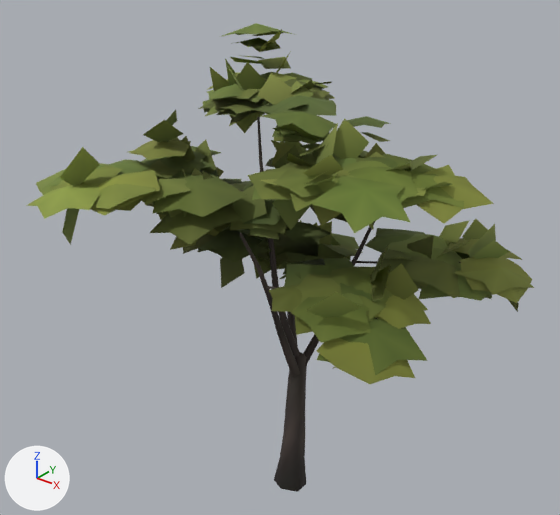
Before and after pictures for a commit that changed the glTF model public/ark/assets/v1/trees/acacia-a.lod1.glb.
Rendered twice from a 50 mm camera at (6.38, -8.28, 9.4) aimed at (-0.65, 0.51, 3.94). Lighting does not change. The marker at lower left points along +X, +Y and +Z. The first picture is the older version.

Script lines for the objects in view, before the commit:
```python
me_mesh_0 = bpy.data.meshes.new('Mesh_0')
me_mesh_0.from_pydata(...)  # 2598 vertices, 2200 faces; spans x -3.76..3.14, y -2.77..3.85, z -0.04..7.16
me_mesh_0.materials.append(mat_ark_vertex_colour)
ob_mesh_0 = bpy.data.objects.new('Mesh_0', me_mesh_0)
ob_mesh_0.location = (0.0, 0.0, 0.0)
```
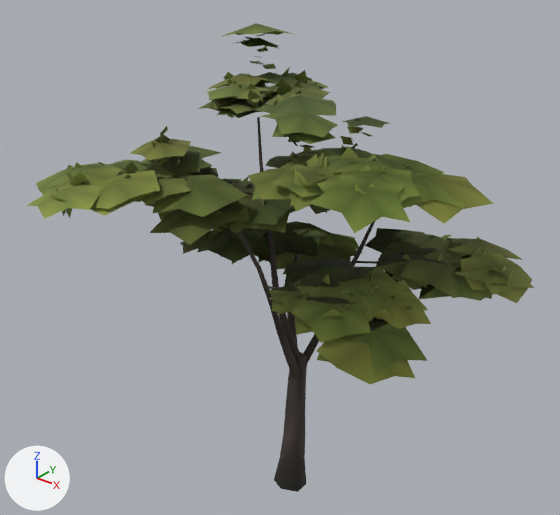
Location of each change, [x1, y1, x2, y2] in pixels of the pictures (560 x 515 px):
part 1 of me_mesh_0, cut back: before [60, 29, 519, 369]; after [51, 34, 513, 319]
part 2 of me_mesh_0, recoloured: [34, 23, 522, 384] in both

The change, as a list of edits to the scene's bpy script:
```text
Change me_mesh_0:
    used by ob_mesh_0; location = (0.0, 0.0, 0.0)
    remove me_mesh_0.from_pydata(...)  # 2598 vertices, 2200 faces; spans x -3.76..3.14, y -2.77..3.85, z -0.04..7.16
    add me_mesh_0.from_pydata(...)  # 4798 vertices, 3300 faces; spans x -3.76..3.14, y -2.77..3.85, z -0.04..7.16
    me_mesh_0 part 1: 612 vertices moved from x -3.36..3.05, y -2.48..3.73, z 2.8..7.13 to x -3.18..2.86, y -2.31..3.45, z 3.05..7.02; 2200 vertices added at x -3.35..2.91, y -2.54..3.46, z 2.91..6.92
    me_mesh_0 part 2: 1472 kept faces spanning x -3.76..3.14, y -2.77..3.85, z 3.03..7.16 get new vertex colours; the middle colour goes from dark green #616d2e to dark green #5b662c
```
